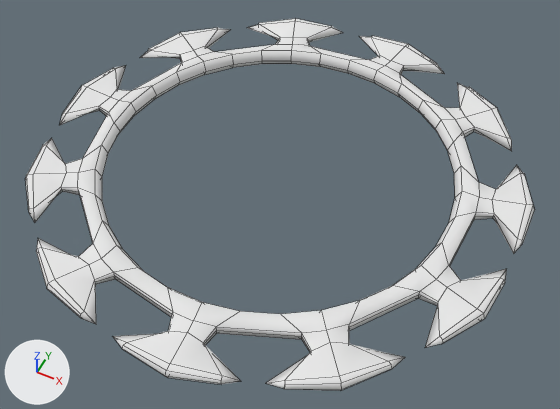
The OBJ model GameData/BeyondHome/PluginData/Models/colonydevice4.obj as it was, and as the next commit left it.
Camera for both pictures: a 50 mm lens placed at (25.5, -50.7, 62.1), pointed at (1.2, -2.0, 1.3). The axes (+X, +Y, +Z) are drawn at lower left. The lights are the same throughout. Mesh edges are drawn as thin lines. Where no turn or scale is listed for an object, it has been applied to the vertices.
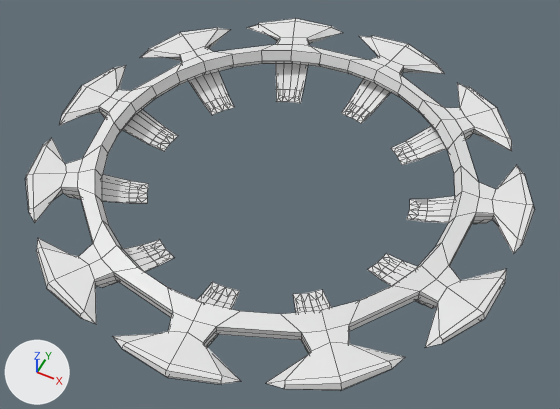
What changed in the scene script:
```text
Change me_circle:
    used by ob_circle; location = (0.0, 0.0, 0.0)
    remove me_circle.from_pydata(...)  # 462 vertices, 462 faces; spans x -26.0..25.4, y -25.9..25.6, z 3.3..5.3
    add me_circle.from_pydata(...)  # 924 vertices, 946 faces; spans x -26.0..25.4, y -25.9..25.6, z 1.4..5.3
    me_circle part 1: 22 vertices moved from x -21.7..21.2, y -21.7..21.4, z 3.7..3.8 to x -21.7..21.2, y -21.7..21.4, z 3.6; 44 vertices removed from x -22.2..21.9, y -22.2..22.0, z 3.7..4.0; 506 vertices added at x -22.2..21.9, y -22.2..22.0, z 1.4..3.7
    me_circle part 2: the surface is now shaded flat
```

Pixel boxes [x1, y1, x2, y2] of what changed, in the pictures (560 x 409 px):
part 1 of me_circle, built on: before [58, 31, 510, 352]; after [54, 31, 511, 353]
